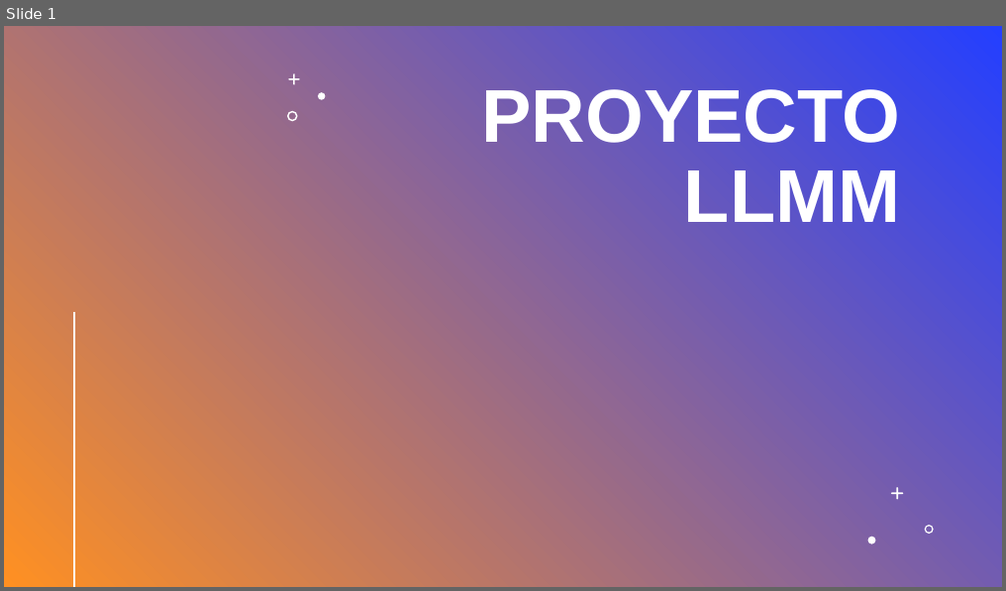
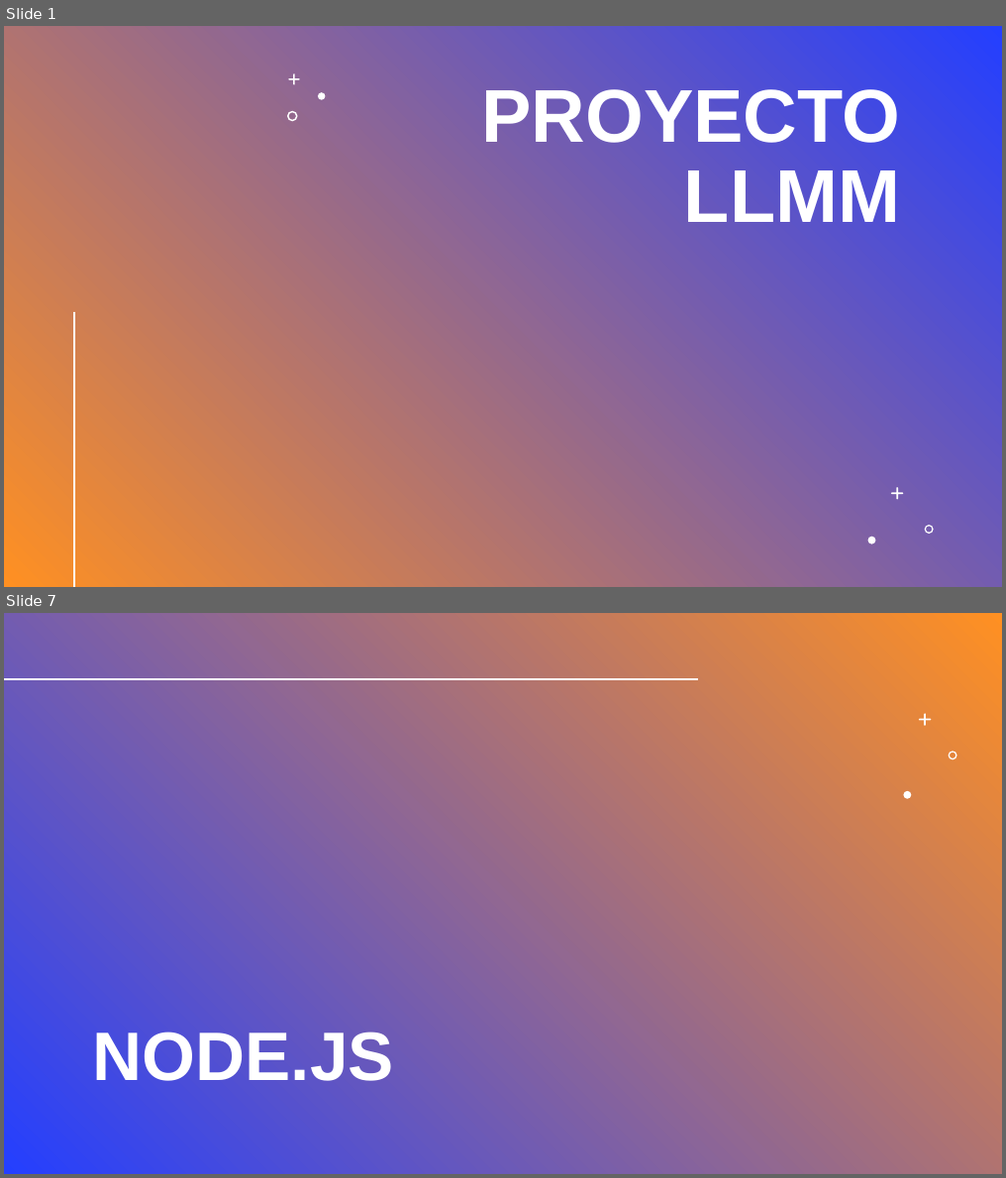
Before and after one commit to zonary123/tienda, a slide deck: Proyecto_CarlosVaralo.pptx. Shown one above the other, each under a label of ours: slide 1 before the commit, slides 1 and 7 after it; the slides between them are not shown. The pictures are 1006x591 and 1006x1178 pixels, drawn with LibreOffice and Linux fonts; fonts in the diff are those of the drawing; background and template pictures are left out; a plain dark background stands for a picture behind light text. Boxes give left, top, right and bottom in pixels: in the first picture for what was removed or moved away, otherwise in the second. Text is boxed around its words. In the diff, an @@ line names an element or a change of style, - is before the commit and + after.

```diff
--- a/Proyecto_CarlosVaralo.pptx
+++ b/Proyecto_CarlosVaralo.pptx
@@ slide 7 added at [4,613,1002,1174], background picture (left out) @@
@@ rectangle added at [4,613,1002,1174], fill #FFFFFF @@
@@ rectangle added at [4,613,1002,1174], fill gradient #243FFF to #FF9022 @@
@@ line added from (62, 642) to (62, 1173), #FF9022 2 pt @@
@@ line added from (5, 679) to (696, 679), #FFFFFF 2 pt @@
@@ line added from (62, 704) to (62, 1173), #FF9022 2 pt @@
@@ freeform shape added at [919,713,932,726], fill #FFFFFF @@
@@ freeform shape added at [948,751,957,760], fill #FFFFFF @@
@@ freeform shape added at [904,791,912,799], fill #FFFFFF @@
@@ title added at [93,1032,394,1081], 66 pt, text #FFFFFF, bold @@
+NODE.JS
```
Also in this commit, not shown: 11 other slides added, 5 other files.
